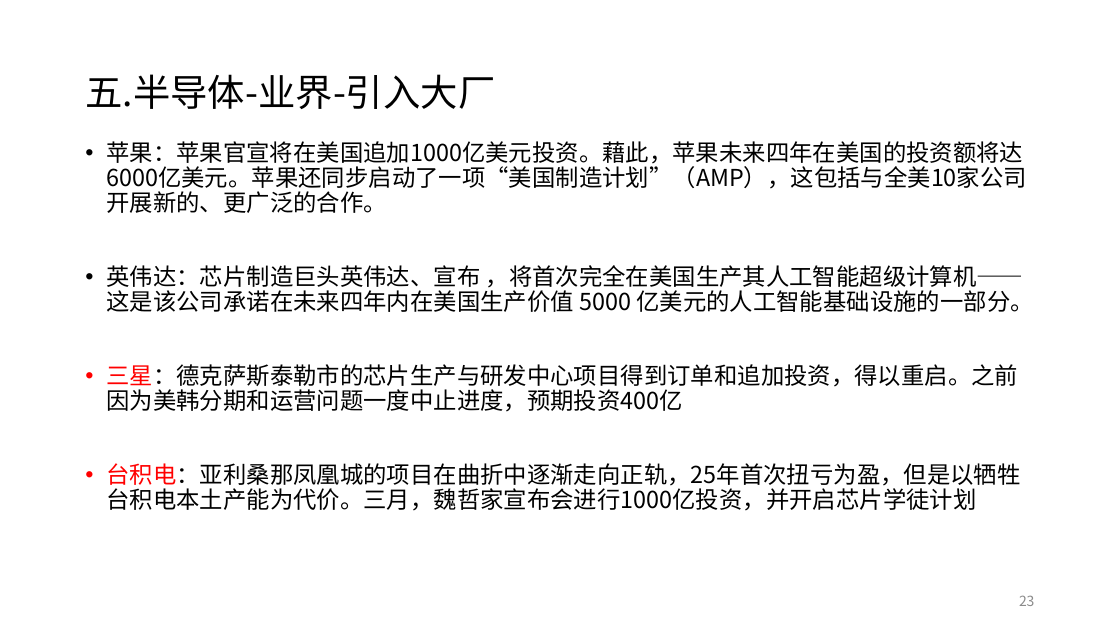
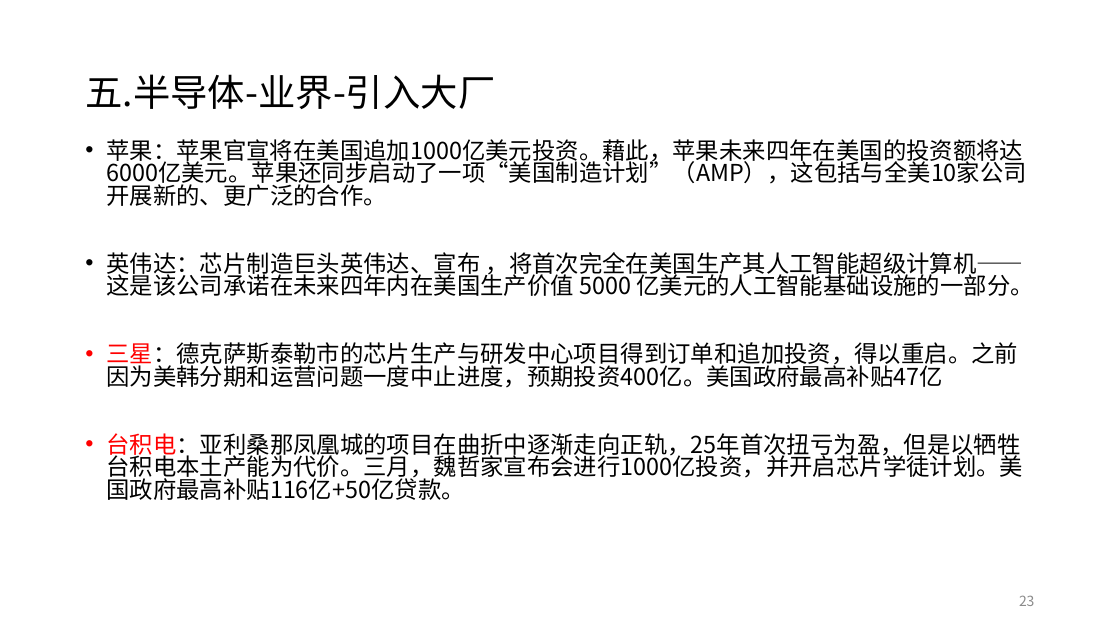
Before and after one commit to Evenszhou/research-reports, a slide deck: slide 23 of 美国产业政策报告/美国产业政策2024-2025.pptx. Drawn at 1120x630 pixels with LibreOffice and Linux fonts; fonts in the diff are those of the drawing. Boxes give left, top, right and bottom in pixels: in the first picture for what was removed or moved away, otherwise in the second. Text is boxed around its words. In the diff, an @@ line names an element or a change of style, - is before the commit and + after.

```diff
--- a/美国产业政策报告/美国产业政策2024-2025.pptx
+++ b/美国产业政策报告/美国产业政策2024-2025.pptx
@@ text at (106,139,1033,296): line spacing 0.9 to 0.8 @@
@@ text at (106,342,1023,500): text changed @@
-• 三星：德克萨斯泰勒市的芯片生产与研发中心项目得到订单和追加投资，得以重启。之前因为美韩分期和运营问题一度中止进度，预期投资400亿
-• 台积电：亚利桑那凤凰城的项目在曲折中逐渐走向正轨，25年首次扭亏为盈，但是以牺牲台积电本土产能为代价。三月，魏哲家宣布会进行1000亿投资，并开启芯片学徒计划
+• 三星：德克萨斯泰勒市的芯片生产与研发中心项目得到订单和追加投资，得以重启。之前因为美韩分期和运营问题一度中止进度，预期投资400亿。美国政府最高补贴47亿
+• 台积电：亚利桑那凤凰城的项目在曲折中逐渐走向正轨，25年首次扭亏为盈，但是以牺牲台积电本土产能为代价。三月，魏哲家宣布会进行1000亿投资，并开启芯片学徒计划。美国政府最高补贴116亿+50亿贷款。
```
Also in this commit, not shown: 5 other slides changed, 22 other files.
